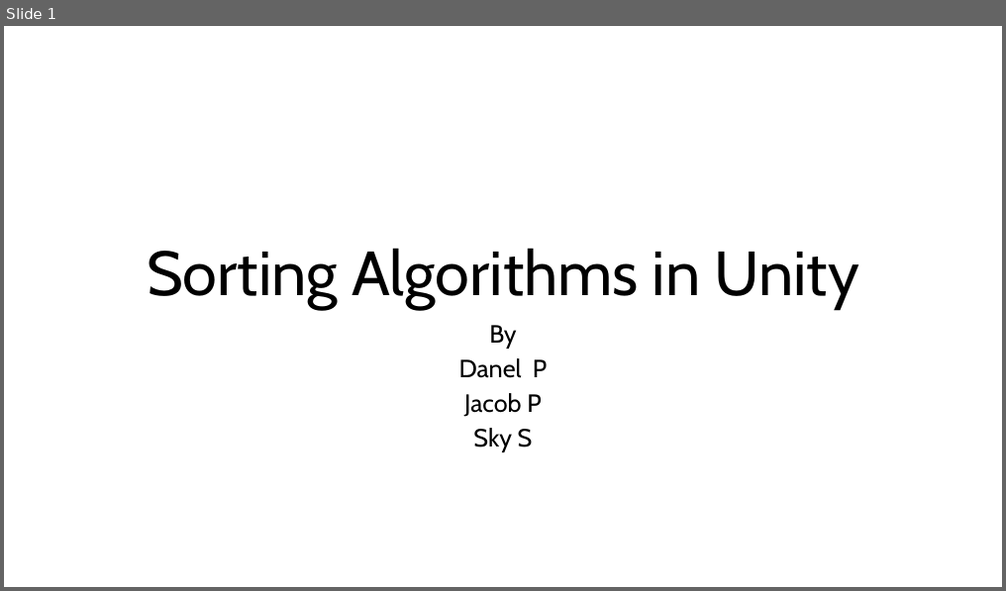
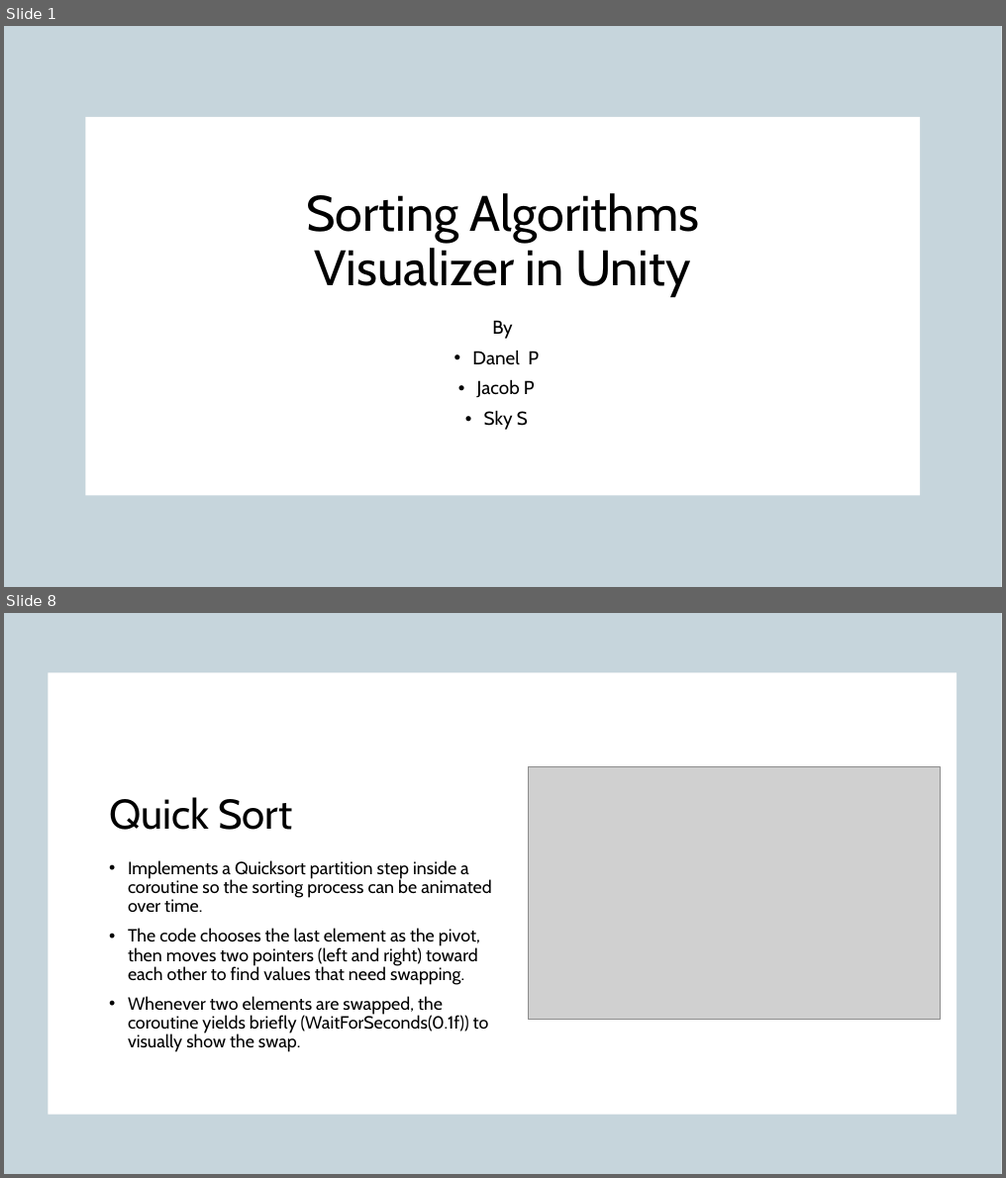
Before and after one commit to d-pratt22/CS315-Group-Project, a slide deck: CS315 Group Project.pptx. Shown one above the other, each under a label of ours: slide 1 before the commit, slides 1 and 8 after it; the slides between them are not shown. The pictures are 1006x591 and 1006x1178 pixels, drawn with LibreOffice and Linux fonts; fonts in the diff are those of the drawing; grey boxes stand for pictures; background and template pictures are left out. Boxes give left, top, right and bottom in pixels: in the first picture for what was removed or moved away, otherwise in the second. Text is boxed around its words. In the diff, an @@ line names an element or a change of style, - is before the commit and + after.

```diff
--- a/CS315 Group Project.pptx
+++ b/CS315 Group Project.pptx
@@ slide 8 added at (x1=4, y1=613, x2=1002, y2=1174), background picture (left out) @@
@@ rectangle added at (x1=4, y1=613, x2=1002, y2=1174), fill #E8E8E8 at 50% opacity @@
@@ rectangle added at (x1=4, y1=613, x2=1002, y2=1174), fill #156082 at 20% opacity @@
@@ rectangle added at (x1=49, y1=672, x2=957, y2=1115), fill #FFFFFF @@
@@ picture added at (x1=529, y1=767, x2=941, y2=1020) @@
@@ title added at (x1=109, y1=797, x2=292, y2=830), 40 pt, text #000000 @@
+Quick Sort
@@ text added at (x1=128, y1=861, x2=491, y2=1053), 17 pt, text #000000 @@
+• Implements a Quicksort partition step inside a coroutine so the sorting process can be animated over time.
+• The code chooses the last element as the pivot, then moves two pointers (left and right) toward each other to find values that need swapping.
+• Whenever two elements are swapped, the coroutine yields briefly (WaitForSeconds(0.1f)) to visually show the swap.
@@ slide 1 changed as well @@
@@ rectangle added at (x1=4, y1=26, x2=1002, y2=587), fill #E8E8E8 at 50% opacity @@
@@ rectangle added at (x1=4, y1=26, x2=1002, y2=587), fill #156082 at 20% opacity @@
@@ rectangle added at (x1=85, y1=116, x2=921, y2=495), fill #FFFFFF @@
@@ title at (x1=306, y1=193, x2=700, y2=295): text changed; size 60 to 48 pt @@
-Sorting Algorithms in Unity
+Sorting Algorithms
+Visualizer in Unity
@@ subtitle "By" moved from (x1=459, y1=325, x2=547, y2=453) to (x1=472, y1=320, x2=539, y2=430) @@
@@ subtitle "By" at (x1=472, y1=320, x2=539, y2=430): size 24 to 18 pt; line spacing 0.8 to 0.9; bullet none to • @@
```
Also in this commit, not shown: 10 other slides added, 9 slides removed.
